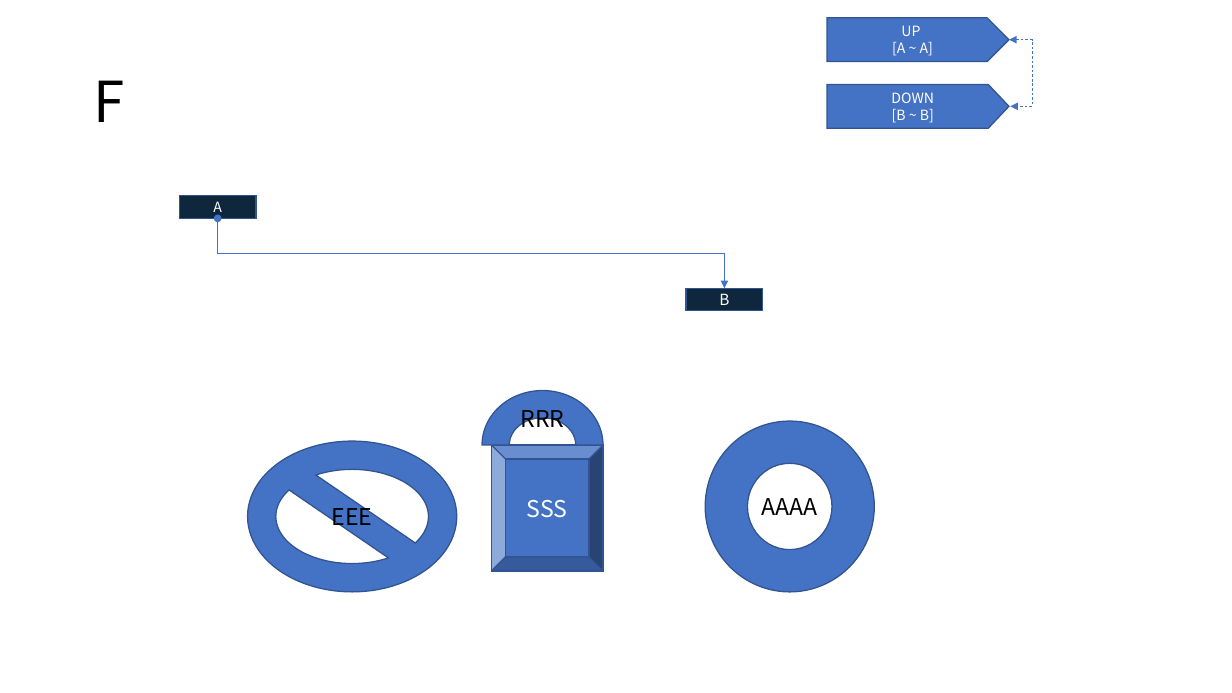
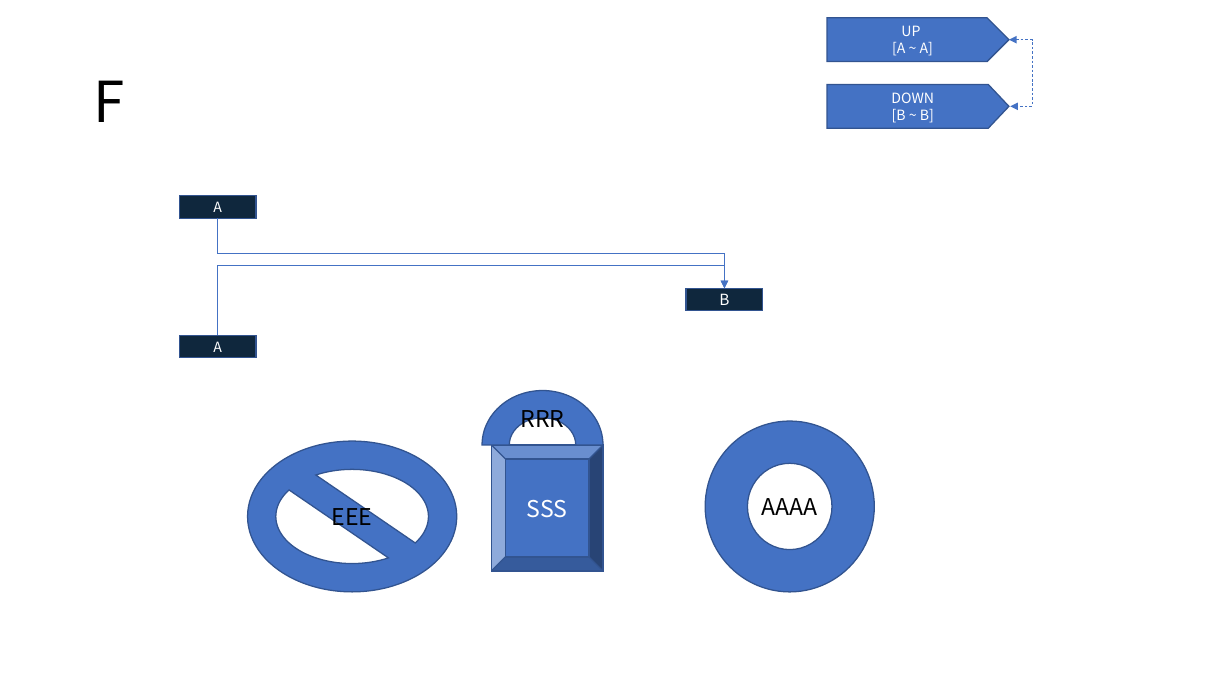
Before and after one commit to DualsoftDev/ds, a slide deck: slide 1 of DsDotNet/src/Model/Import/Model.Import.Office/sample/ds.pptx. Drawn at 1232x693 pixels with LibreOffice and Linux fonts; fonts in the diff are those of the drawing. Boxes give left, top, right and bottom in pixels: in the first picture for what was removed or moved away, otherwise in the second. Text is boxed around its words. In the diff, an @@ line names an element or a change of style, - is before the commit and + after.

```diff
--- a/DsDotNet/src/Model/Import/Model.Import.Office/sample/ds.pptx
+++ b/DsDotNet/src/Model/Import/Model.Import.Office/sample/ds.pptx
@@ elbow double arrow (218, 218) - (725, 288): elbow double arrow to elbow arrow @@
@@ elbow arrow added from (218, 335) to (725, 288), #4472C4 0.5 pt @@
@@ rectangle added at box(179, 335, 256, 358), fill #0F273D, outline #325491 1 pt, 11 pt, text #FFFFFF @@
+A
```
Also in this commit, not shown: 19 other files.
